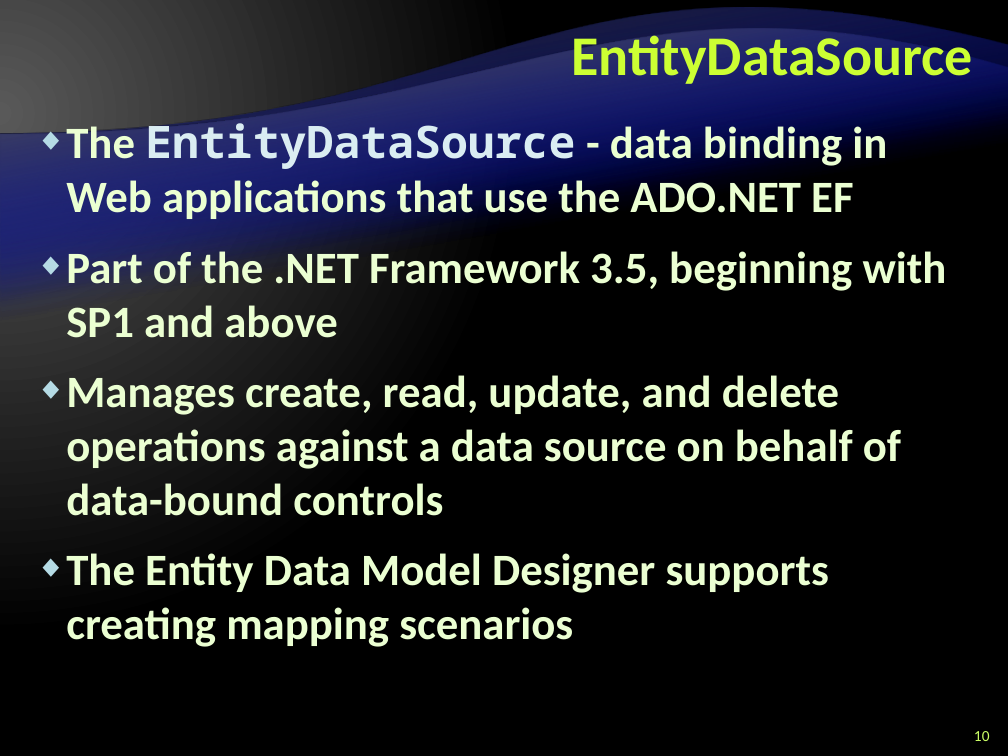
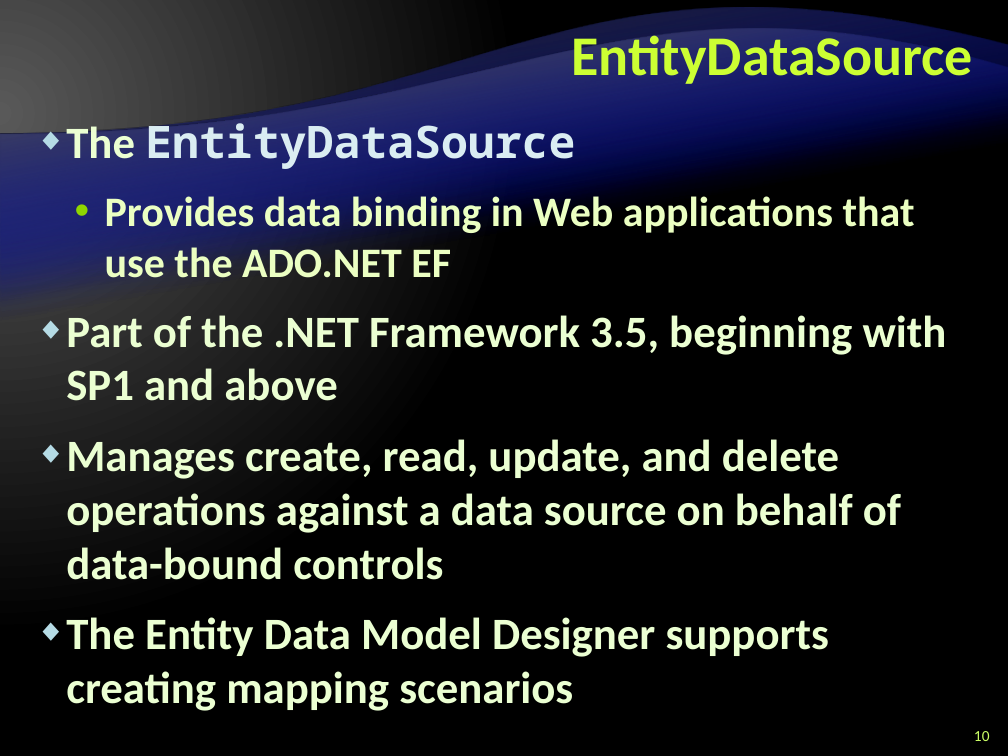
Before and after one commit to Graveheart/aspnetcourse, a slide deck: slide 10 of 2010/lectures/10. ASP.NET-and-Databases.pptx. Drawn at 1008x756 pixels with LibreOffice and Linux fonts; fonts in the diff are those of the drawing; background and template pictures are left out. Boxes give left, top, right and bottom in pixels: in the first picture for what was removed or moved away, otherwise in the second. Text is boxed around its words. In the diff, an @@ line names an element or a change of style, - is before the commit and + after.

```diff
--- a/2010/lectures/10. ASP.NET-and-Databases.pptx
+++ b/2010/lectures/10. ASP.NET-and-Databases.pptx
@@ text at bbox=[66, 117, 915, 287]: text changed; size 32 to 30 pt; text colour #EBFFD2 to #EBFFC2 @@
-◆ The EntityDataSource - data binding in Web applications that use the ADO.NET EF
+◆ The EntityDataSource
+  • Provides data binding in Web applications that use the ADO.NET EF
```
Also in this commit, not shown: 13 other slides changed, 1 other file.
